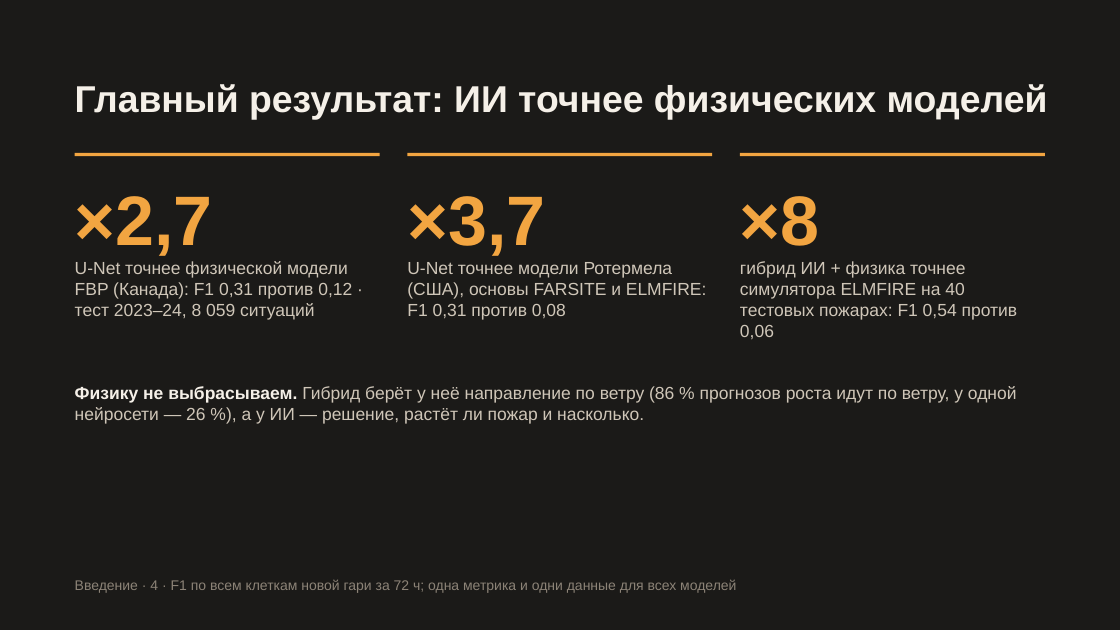
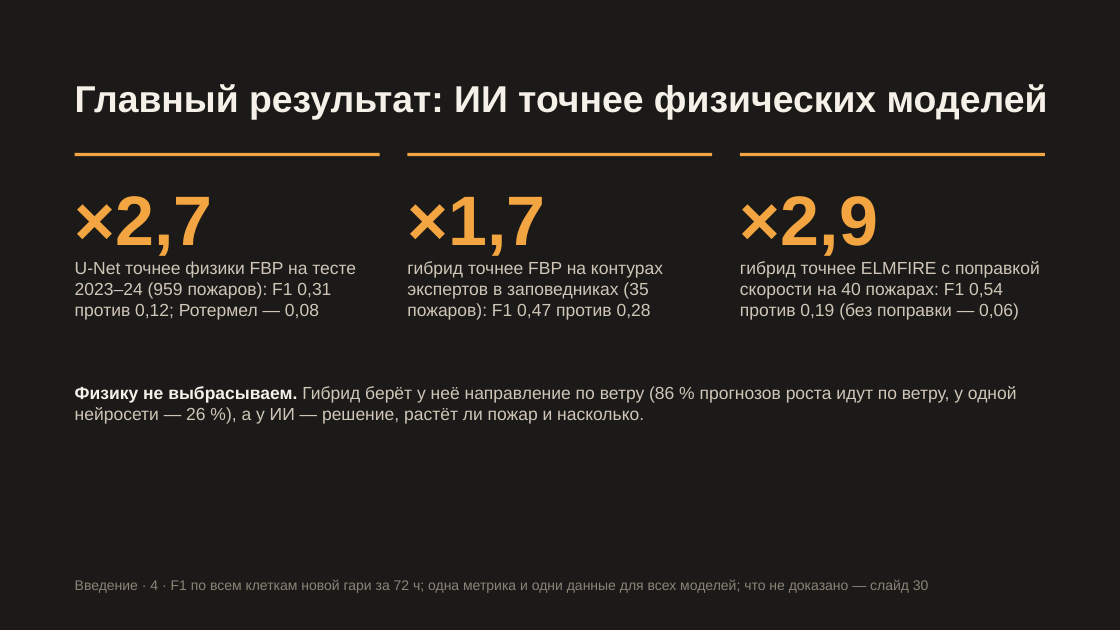
Before and after one commit to Bekabaev/fire_proj, a slide deck: slide 4 of presentation/presentation_final2.pptx. Drawn at 1120x630 pixels with LibreOffice and Linux fonts; fonts in the diff are those of the drawing. Boxes give left, top, right and bottom in pixels: in the first picture for what was removed or moved away, otherwise in the second. Text is boxed around its words. In the diff, an @@ line names an element or a change of style, - is before the commit and + after.

```diff
--- a/presentation/presentation_final2.pptx
+++ b/presentation/presentation_final2.pptx
@@ text at (407, 197, 545, 256): text changed @@
-×3,7
+×1,7
@@ text at (740, 196, 878, 256): text changed @@
-×8
+×2,9
@@ text at (75, 261, 356, 320): text changed @@
-U-Net точнее физической модели FBP (Канада): F1 0,31 против 0,12 · тест 2023–24, 8 059 ситуаций
+U-Net точнее физики FBP на тесте 2023–24 (959 пожаров): F1 0,31 против 0,12; Ротермел — 0,08
@@ text at (407, 261, 663, 320): text changed @@
-U-Net точнее модели Ротермела (США), основы FARSITE и ELMFIRE: F1 0,31 против 0,08
+гибрид точнее FBP на контурах экспертов в заповедниках (35 пожаров): F1 0,47 против 0,28
@@ text at (740, 261, 1040, 320): text changed @@
-гибрид ИИ + физика точнее симулятора ELMFIRE на 40 тестовых пожарах: F1 0,54 против 0,06
+гибрид точнее ELMFIRE с поправкой скорости на 40 пожарах: F1 0,54 против 0,19 (без поправки — 0,06)
@@ text at (75, 579, 929, 593): text changed @@
-Введение · 4 · F1 по всем клеткам новой гари за 72 ч; одна метрика и одни данные для всех моделей
+Введение · 4 · F1 по всем клеткам новой гари за 72 ч; одна метрика и одни данные для всех моделей; что не доказано — слайд 30
```
Also in this commit, not shown: 8 other slides changed, 1 slide added, 2 other files.
